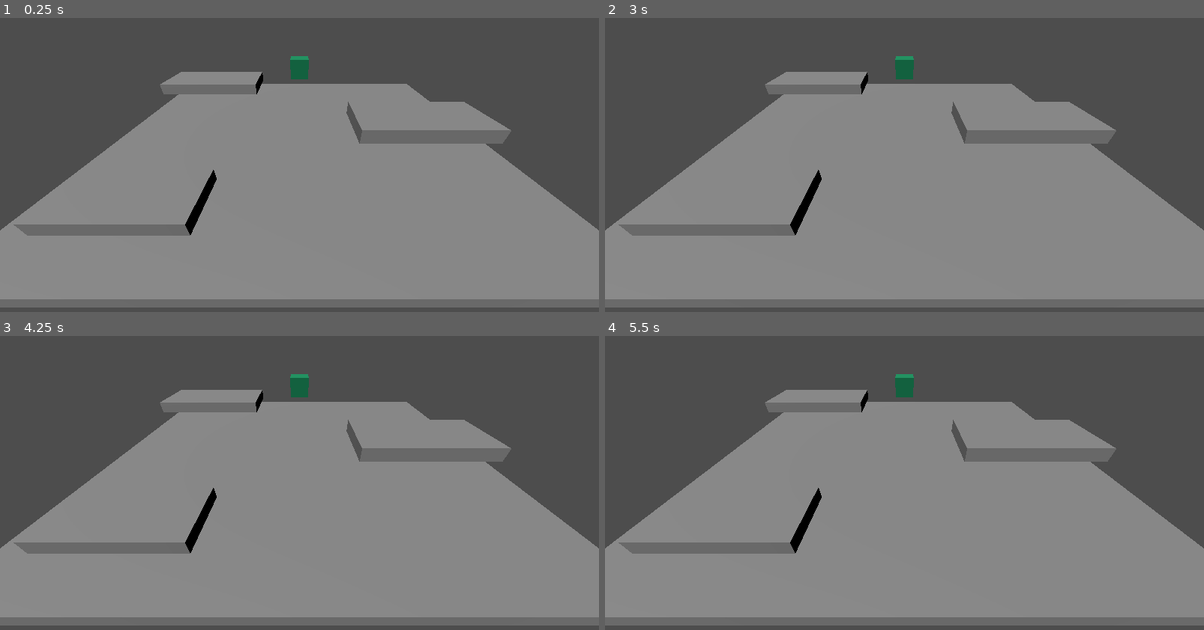
Above: before the commit, frames 1-4 (two rows, left to right).
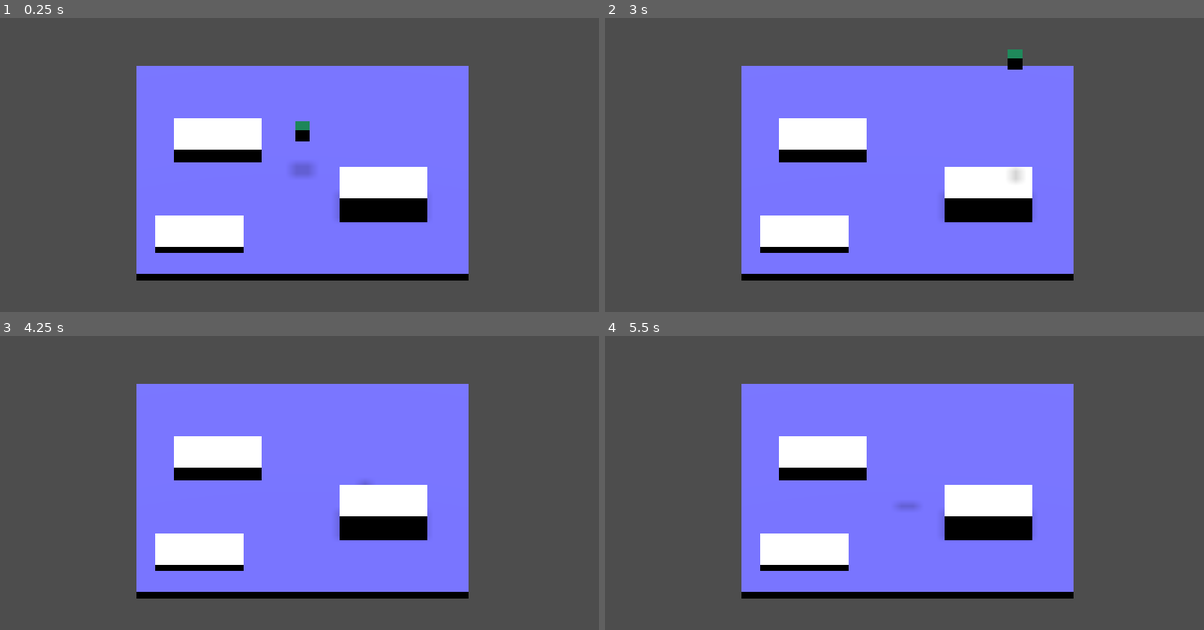
Above: after the commit, the same moments.

Repository: Brainthread/FrogGame
Game: Godot game, scene res://test.tscn
Two runs of this game, one before a commit and one after it. Both use one fixed random seed, a clock stepped at 60 frames per second and the inputs below.
Inputs:
- Up to frame 1 (0.25 s): no input
- Up to frame 2 (3 s): hold D (right, bound only after the commit) 0.53-1.28 s; hold Space (jump, bound only after the commit) 0.53-1.28 s; hold S (down, bound only after the commit) 1.28-2.03 s; tap Space (jump, bound only after the commit) at 1.35, 1.52, 1.82, 2.85 s; hold D (right, bound only after the commit) 2.03-2.78 s; hold Space (jump, bound only after the commit) 2.03-2.78 s; hold Up (up, bound only after the commit) from 2.78 s (still down)
- Up to frame 3 (4.25 s): tap Space (jump, bound only after the commit) at 3.02, 3.32 s; release Up (up, bound only after the commit) at 3.53 s; hold A (left, bound only after the commit) from 3.53 s (still down); hold Space (jump, bound only after the commit) from 3.53 s (still down)
- Up to frame 4 (5.5 s): tap Enter at 4.25 s; release Space (jump, bound only after the commit) at 4.28 s; tap Space (jump, bound only after the commit) at 4.35, 4.52, 4.82 s; release A (left, bound only after the commit) at 5.03 s; hold S (down, bound only after the commit) from 5.03 s (still down); hold Space (jump, bound only after the commit) from 5.03 s (still down)

The runs differ from the first frame. In frame 1, 66% of the frame differs, in the area x 0-100%, y 12-99%; in frame 2, 66%, in the area x 0-100%, y 10-99%; in frame 3, 66%; in frame 4, 66%.

Commit message:
Add player movement and state machines

Diff:
--- a/project.godot
+++ b/project.godot
@@ -15,6 +15,38 @@
 config/features=PackedStringArray("4.4", "GL Compatibility")
 config/icon="res://icon.svg"
 
+[input]
+
+up={
+"deadzone": 0.2,
+"events": [Object(InputEventKey,"resource_local_to_scene":false,"resource_name":"","device":-1,"window_id":0,"alt_pressed":false,"shift_pressed":false,"ctrl_pressed":false,"meta_pressed":false,"pressed":false,"keycode":0,"physical_keycode":4194320,"key_label":0,"unicode":0,"location":0,"echo":false,"script":null)
+, Object(InputEventKey,"resource_local_to_scene":false,"resource_name":"","device":-1,"window_id":0,"alt_pressed":false,"shift_pressed":false,"ctrl_pressed":false,"meta_pressed":false,"pressed":false,"keycode":0,"physical_keycode":87,"key_label":0,"unicode":119,"location":0,"echo":false,"script":null)
+]
+}
+down={
+"deadzone": 0.2,
+"events": [Object(InputEventKey,"resource_local_to_scene":false,"resource_name":"","device":-1,"window_id":0,"alt_pressed":false,"shift_pressed":false,"ctrl_pressed":false,"meta_pressed":false,"pressed":false,"keycode":0,"physical_keycode":83,"key_label":0,"unicode":115,"location":0,"echo":false,"script":null)
+, Object(InputEventKey,"resource_local_to_scene":false,"resource_name":"","device":-1,"window_id":0,"alt_pressed":false,"shift_pressed":false,"ctrl_pressed":false,"meta_pressed":false,"pressed":false,"keycode":0,"physical_keycode":4194322,"key_label":0,"unicode":0,"location":0,"echo":false,"script":null)
+]
+}
+left={
+"deadzone": 0.2,
+"events": [Object(InputEventKey,"resource_local_to_scene":false,"resource_name":"","device":-1,"window_id":0,"alt_pressed":false,"shift_pressed":false,"ctrl_pressed":false,"meta_pressed":false,"pressed":false,"keycode":0,"physical_keycode":65,"key_label":0,"unicode":97,"location":0,"echo":false,"script":null)
+, Object(InputEventKey,"resource_local_to_scene":false,"resource_name":"","device":-1,"window_id":0,"alt_pressed":false,"shift_pressed":false,"ctrl_pressed":false,"meta_pressed":false,"pressed":false,"keycode":0,"physical_keycode":4194319,"key_label":0,"unicode":0,"location":0,"echo":false,"script":null)
+]
+}
+right={
+"deadzone": 0.2,
+"events": [Object(InputEventKey,"resource_local_to_scene":false,"resource_name":"","device":-1,"window_id":0,"alt_pressed":false,"shift_pressed":false,"ctrl_pressed":false,"meta_pressed":false,"pressed":false,"keycode":0,"physical_keycode":68,"key_label":0,"unicode":100,"location":0,"echo":false,"script":null)
+, Object(InputEventKey,"resource_local_to_scene":false,"resource_name":"","device":-1,"window_id":0,"alt_pressed":false,"shift_pressed":false,"ctrl_pressed":false,"meta_pressed":false,"pressed":false,"keycode":0,"physical_keycode":4194321,"key_label":0,"unicode":0,"location":0,"echo":false,"script":null)
+]
+}
+jump={
+"deadzone": 0.2,
+"events": [Object(InputEventKey,"resource_local_to_scene":false,"resource_name":"","device":-1,"window_id":0,"alt_pressed":false,"shift_pressed":false,"ctrl_pressed":false,"meta_pressed":false,"pressed":false,"keycode":0,"physical_keycode":32,"key_label":0,"unicode":32,"location":0,"echo":false,"script":null)
+]
+}
+
 [rendering]
 
 renderer/rendering_method="gl_compatibility"
--- /dev/null
+++ b/scripts/imports/FiniteStateMachine.gd
@@ -0,0 +1,37 @@
+extends Node
+class_name FiniteStateMachine
+
+@export var current_state: State
+@export var states : Array[State]
+@export var root: Node
+
+func _ready():
+	states.resize(get_child_count())
+	var actual_size = 0
+	for child in get_children():
+		if not child is State:
+			continue
+		states[actual_size] = child
+		actual_size += 1
+		child._initialize_state(self, root)
+	states.resize(actual_size)
+	if not current_state:
+		current_state = get_child(0)
+		if not get_child(0):
+			push_error("No children detected")
+	_change_state(current_state)
+
+func _change_state(new_state: State):
+	if new_state == current_state:
+		push_warning("Attempting to set state to current state.")
+	if current_state is State:
+		current_state._exit_state()
+	new_state._enter_state()
+	print(name + ": " + "Entering new state "+ new_state.name)
+	current_state = new_state
+
+func _process(delta):
+	current_state._state_update(delta)
+
+func _physics_process(delta):
+	current_state._state_physics_update(delta)
--- /dev/null
+++ b/scripts/imports/State.gd
@@ -0,0 +1,24 @@
+extends Node
+class_name State
+
+var state_machine:FiniteStateMachine
+var root:Node
+var is_active:bool = false;
+
+func _initialize_state(state_machine_node:FiniteStateMachine, root_node:Node):
+	state_machine = state_machine_node
+	root = root_node
+
+func _enter_state():
+	is_active = true
+	pass
+
+func _exit_state():
+	is_active = false
+	pass
+
+func _state_update(_delta: float):
+	pass
+
+func _state_physics_update(_delta: float):
+	pass
--- /dev/null
+++ b/scripts/statemachines/player/FrogStateMachine.gd
@@ -0,0 +1,35 @@
+extends FiniteStateMachine
+class_name FrogStateMachine
+
+var jump_power = 0
+
+func _ready():
+	states.resize(get_child_count())
+	var actual_size = 0
+	for child in get_children():
+		if not child is State:
+			continue
+		states[actual_size] = child
+		actual_size += 1
+		child._initialize_state(self, root)
+	states.resize(actual_size)
+	if not current_state:
+		current_state = get_child(0)
+		if not get_child(0):
+			push_error("No children detected")
+	_change_state(current_state)
+
+func _change_state(new_state: State):
+	if new_state == current_state:
+		push_warning("Attempting to set state to current state.")
+	if current_state is State:
+		current_state._exit_state()
+	new_state._enter_state()
+	print(name + ": " + "Entering new state "+ new_state.name)
+	current_state = new_state
+
+func _process(delta):
+	current_state._state_update(delta)
+
+func _physics_process(delta):
+	current_state._state_physics_update(delta)
--- /dev/null
+++ b/scripts/statemachines/player/states/PlayerGroundState.gd
@@ -0,0 +1,57 @@
+extends State
+class_name PlayerGroundState
+
+@export var movement_speed:float = 5
+var movement_vector:Vector3
+@export var acceleration:float = 10
+@export var deceleration:float = 10
+@export var g:float = -9.82
+var jump_timer = 0;
+
+func _initialize_state(state_machine_node:FiniteStateMachine, root_node:Node):
+	state_machine = state_machine_node
+	root = root_node
+
+func _enter_state():
+	jump_timer = 0
+	is_active = true
+	pass
+
+func _exit_state():
+	is_active = false
+	pass
+
+func _state_update(_delta: float):
+	var lr = 0
+	var ud = 0
+	if Input.is_action_pressed("left"):
+		lr += 1
+	if Input.is_action_pressed("right"):
+		lr -= 1
+	if Input.is_action_pressed("up"):
+		ud -= 1
+	if Input.is_action_pressed("down"):
+		ud += 1
+	if Input.is_action_pressed("jump"):
+		jump_timer += _delta
+	if Input.is_action_just_released("jump"):
+		jump()
+
+	var input_vector = Vector3(ud, 0, lr).normalized()
+	var horizontal_velocity = root.velocity
+	horizontal_velocity.y = 0
+
+	horizontal_velocity = lerp(horizontal_velocity, input_vector * movement_speed, _delta * acceleration)
+
+	var new_velocity = horizontal_velocity
+	new_velocity.y = root.velocity.y + g * _delta
+
+	root.velocity = new_velocity
+	root.move_and_slide()
+
+
+func jump ():
+	root.velocity.y = 10
+
+func _state_physics_update(_delta: float):
+	pass
--- a/test.tscn
+++ b/test.tscn
@@ -1,8 +1,21 @@
-[gd_scene load_steps=6 format=3 uid="uid://cp56kp11t4ngg"]
+[gd_scene load_steps=12 format=3 uid="uid://cp56kp11t4ngg"]
+
+[ext_resource type="Script" uid="uid://b7n7c2ns6dass" path="res://scripts/imports/FiniteStateMachine.gd" id="1_8uh7m"]
+[ext_resource type="Script" uid="uid://begne7xovp0ms" path="res://scripts/statemachines/player/states/PlayerGroundState.gd" id="2_6uqi0"]
+
+[sub_resource type="StandardMaterial3D" id="StandardMaterial3D_8uh7m"]
+albedo_color = Color(0.458824, 0.443137, 1, 1)
 
 [sub_resource type="BoxMesh" id="BoxMesh_mf4mk"]
+material = SubResource("StandardMaterial3D_8uh7m")
+
+[sub_resource type="StandardMaterial3D" id="StandardMaterial3D_ppyta"]
 
 [sub_resource type="BoxShape3D" id="BoxShape3D_37kl0"]
+
+[sub_resource type="StandardMaterial3D" id="StandardMaterial3D_ykrsh"]
+
+[sub_resource type="StandardMaterial3D" id="StandardMaterial3D_6uqi0"]
 
 [sub_resource type="BoxShape3D" id="BoxShape3D_8uh7m"]
 
@@ -15,8 +28,9 @@
 [node name="Node3D" type="Node3D"]
 
 [node name="Node3D2" type="CSGMesh3D" parent="."]
-transform = Transform3D(3.39867, 0, 0, 0, 0.61661, 0, 0, 0, 6.09414, -2.546, 2.67812, 5.84534)
+transform = Transform3D(3.39867, 0, 0, 0, 1.98344, 0, 0, 0, 6.09414, -2.546, 0.396674, 5.84534)
 mesh = SubResource("BoxMesh_mf4mk")
+material = SubResource("StandardMaterial3D_ppyta")
 
 [node name="StaticBody3D" type="StaticBody3D" parent="Node3D2"]
 
@@ -26,8 +40,9 @@
 [node name="MeshInstance3D" type="MeshInstance3D" parent="Node3D2"]
 
 [node name="Node3D3" type="CSGMesh3D" parent="."]
-transform = Transform3D(3.39867, 0, 0, 0, 0.61661, 0, 0, 0, 6.09414, 3.98183, 2.67812, -5.611)
+transform = Transform3D(3.39867, 0, 0, 0, 4.50633, 0, 0, 0, 6.09414, 3.98183, 0.208518, -5.611)
 mesh = SubResource("BoxMesh_mf4mk")
+material = SubResource("StandardMaterial3D_ykrsh")
 
 [node name="StaticBody3D" type="StaticBody3D" parent="Node3D3"]
 
@@ -37,8 +52,9 @@
 [node name="MeshInstance3D" type="MeshInstance3D" parent="Node3D3"]
 
 [node name="Node3D4" type="CSGMesh3D" parent="."]
-transform = Transform3D(3.39867, 0, 0, 0, 0.61661, 0, 0, 0, 6.09414, 7.22177, 0.632262, 7.11632)
+transform = Transform3D(3.39867, 0, 0, 0, 0.61661, 0, 0, 0, 6.09414, 7.22177, 0.470771, 7.11632)
 mesh = SubResource("BoxMesh_mf4mk")
+material = SubResource("StandardMaterial3D_6uqi0")
 
 [node name="StaticBody3D" type="StaticBody3D" parent="Node3D4"]
 
@@ -70,16 +86,27 @@
 
 [node name="Sprite3D" type="Sprite3D" parent="Character"]
 
-[node name="StateMachine" type="Node3D" parent="Character"]
+[node name="StateMachine" type="Node3D" parent="Character" node_paths=PackedStringArray("current_state", "root")]
+script = ExtResource("1_8uh7m")
+current_state = NodePath("Grounded")
+root = NodePath("..")
 
 [node name="Grounded" type="Node3D" parent="Character/StateMachine"]
+script = ExtResource("2_6uqi0")
 
 [node name="Jump" type="Node3D" parent="Character/StateMachine"]
 
 [node name="Airborne" type="Node3D" parent="Character/StateMachine"]
 
 [node name="Camera3D" type="Camera3D" parent="."]
-transform = Transform3D(-4.37114e-08, -0.642788, 0.766044, 0, 0.766044, 0.642788, -1, 2.80971e-08, -3.34849e-08, 14.0024, 7.00702, 0)
+transform = Transform3D(-4.37114e-08, -0.642788, 0.766044, 0, 0.766044, 0.642788, -1, 2.80972e-08, -3.34849e-08, 40.4579, 32.7888, 0.196167)
+projection = 1
+size = 23.277
 
 [node name="DirectionalLight3D" type="DirectionalLight3D" parent="."]
-transform = Transform3D(-0.12941, 0.866025, 0.482963, -0.224144, -0.5, 0.836516, 0.965926, 4.2222e-08, 0.258819, 14, 7, 0)
+transform = Transform3D(1, -0.000298676, -0.00065238, 0.00065243, 0.000149973, 1, -0.000298568, -1, 0.000150189, 14, 7, 0)
+shadow_enabled = true
+shadow_bias = 0.0
+shadow_normal_bias = 2.16
+shadow_opacity = 0.36
+shadow_blur = 5.444
Not shown, added: scripts/imports/FiniteStateMachine.gd.uid
Not shown, added: scripts/imports/State.gd.uid
Not shown, added: scripts/statemachines/player/FrogStateMachine.gd.uid
Not shown, added: scripts/statemachines/player/states/PlayerGroundState.gd.uid
